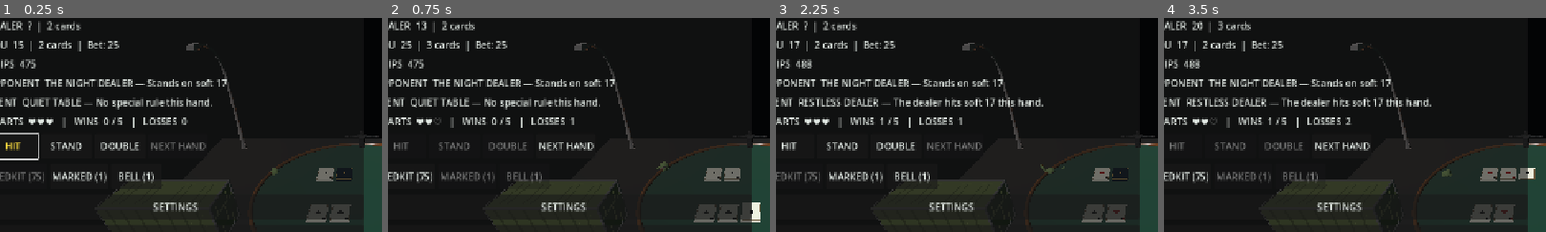
Above: before the commit, frames 1-4 (left to right).
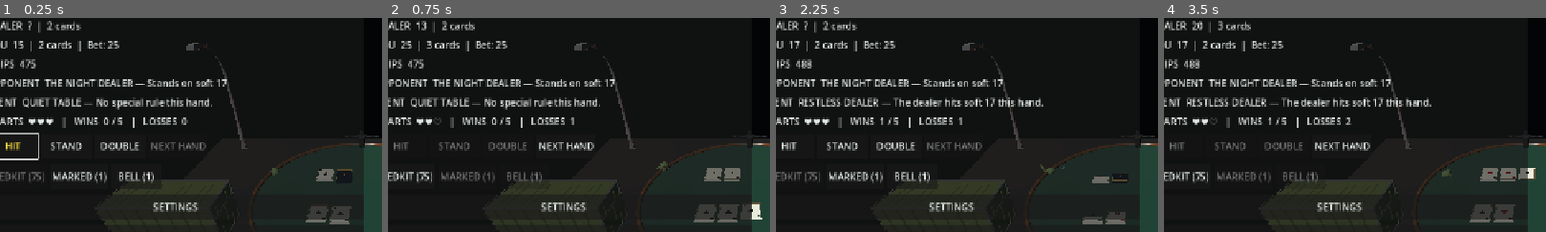
Above: after the commit, the same moments.

Repository: kage049754/Cgame
Game: Godot game, scene res://scenes/main.tscn
Two runs of this game, one before a commit and one after it. Both use one fixed random seed, a clock stepped at 60 frames per second and the inputs below.
Inputs:
- Up to frame 1 (0.25 s): no input
- Up to frame 2 (0.75 s): click "HIT" at 0.5 s
- Up to frame 3 (2.25 s): click "NEXT HAND" at 1.25 s; click "NEXT HAND" at 2 s
- Up to frame 4 (3.5 s): click "STAND" at 2.75 s
The pictures show only the part of the screen within x 3-53%, y 12-62%; the shares and areas given below are measured in that part.

The runs differ from the first frame. In frame 1, 0.3% of the frame differs, in the area x 80-93%, y 70-97%; in frame 2, 0.1%; in frame 3, 0.9%; in frame 4, nothing differs.

Commit message:
Animate card dealing and individual card draws

Diff:
--- a/scripts/main.gd
+++ b/scripts/main.gd
@@ -696,7 +696,7 @@
 	if Rules.is_blackjack(player_hand) or Rules.is_blackjack(dealer_hand):
 		_finish_round()
 	_update_ui()
-	_render_cards()
+	_render_cards(false, false, true)
 
 func _on_restart() -> void:
 	SaveSystem.delete_state()
@@ -722,7 +722,7 @@
 	else:
 		status_label.text = "You drew %s." % Rules.card_label(player_hand.back())
 	_update_ui()
-	_render_cards()
+	_render_cards(true, false, false)
 
 func _on_stand() -> void:
 	if not round_active:
@@ -731,7 +731,7 @@
 		_draw_card(dealer_hand)
 	_finish_round()
 	_update_ui()
-	_render_cards()
+	_render_cards(false, true, false)
 
 func _on_double() -> void:
 	if not round_active or player_hand.size() != 2 or chips < current_bet:
@@ -744,7 +744,7 @@
 			_draw_card(dealer_hand)
 	_finish_round()
 	_update_ui()
-	_render_cards()
+	_render_cards(true, true, false)
 
 func _on_next_hand() -> void:
 	if not round_active and not survival.finished:
@@ -767,7 +767,7 @@
 		if audio_system != null:
 			audio_system.call("play_item")
 		_update_ui()
-		_render_cards()
+		_render_cards(false, true, false)
 
 func _on_house_bell() -> void:
 	if items.use_house_bell(round_active):
@@ -836,18 +836,26 @@
 		var archive_label := archive_labels[0] as Label
 		archive_label.accessibility_flow_to_nodes = [archive_label.get_path_to(archive_buttons[0])]
 
-func _render_cards() -> void:
+func _render_cards(animate_player_last: bool = false, animate_dealer_last: bool = false, animate_all: bool = false) -> void:
 	for child in cards_root.get_children():
 		child.queue_free()
-	_add_hand_visuals(player_hand, Vector3(-1.65, 0.34, 1.45), false)
-	_add_hand_visuals(dealer_hand, Vector3(-1.65, 0.34, -1.25), round_active and not dealer_revealed)
-
-func _add_hand_visuals(hand: Array[Dictionary], origin: Vector3, hide_second: bool) -> void:
+	_add_hand_visuals(player_hand, Vector3(-1.65, 0.34, 1.45), false, animate_player_last, animate_all)
+	_add_hand_visuals(dealer_hand, Vector3(-1.65, 0.34, -1.25), round_active and not dealer_revealed, animate_dealer_last, animate_all)
+
+func _add_hand_visuals(hand: Array[Dictionary], origin: Vector3, hide_second: bool, animate_last: bool = false, animate_all: bool = false) -> void:
 	for index in range(hand.size()):
 		var is_hidden := hide_second and index == 1
 		var card_node := Node3D.new()
-		card_node.position = origin + Vector3(index * 0.85, index * 0.012, 0)
+		var target_position := origin + Vector3(index * 0.85, index * 0.012, 0)
+		var should_animate := animate_all or (animate_last and index == hand.size() - 1)
+		card_node.position = target_position + (Vector3(0, 1.35, 0) if should_animate else Vector3.ZERO)
+		card_node.rotation_degrees = Vector3(-14, 0, 0) if should_animate else Vector3.ZERO
 		cards_root.add_child(card_node)
+		if should_animate:
+			var entry_tween := create_tween()
+			entry_tween.set_parallel(true)
+			entry_tween.tween_property(card_node, "position", target_position, 0.28).set_trans(Tween.TRANS_BACK).set_ease(Tween.EASE_OUT).set_delay(index * 0.045)
+			entry_tween.tween_property(card_node, "rotation_degrees", Vector3.ZERO, 0.28)
 		var card_mesh := MeshInstance3D.new()
 		var box := BoxMesh.new()
 		box.size = Vector3(0.72, 0.055, 1.02)
--- a/tests/card_visual_test.gd
+++ b/tests/card_visual_test.gd
@@ -7,7 +7,12 @@
 		await process_frame
 	scene.set("round_active", true)
 	scene.set("dealer_revealed", false)
-	scene.call("_render_cards")
+	scene.call("_render_cards", true, false, false)
+	var cards_before_tween := scene.get("cards_root") as Node3D
+	if cards_before_tween.get_child(0).position.y < 1.0:
+		push_error("Newly dealt card should enter from above the table.")
+		quit(1)
+		return
 	await process_frame
 	var cards_root := scene.get("cards_root") as Node3D
 	var player_hand: Array = scene.get("player_hand")
Not shown, changed: GAMEPLAY.md
